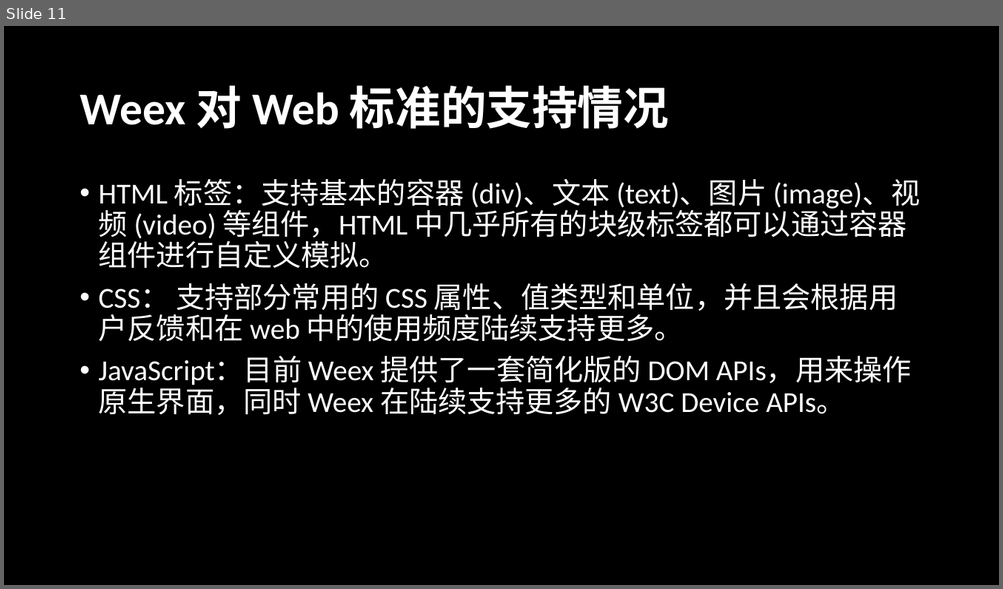
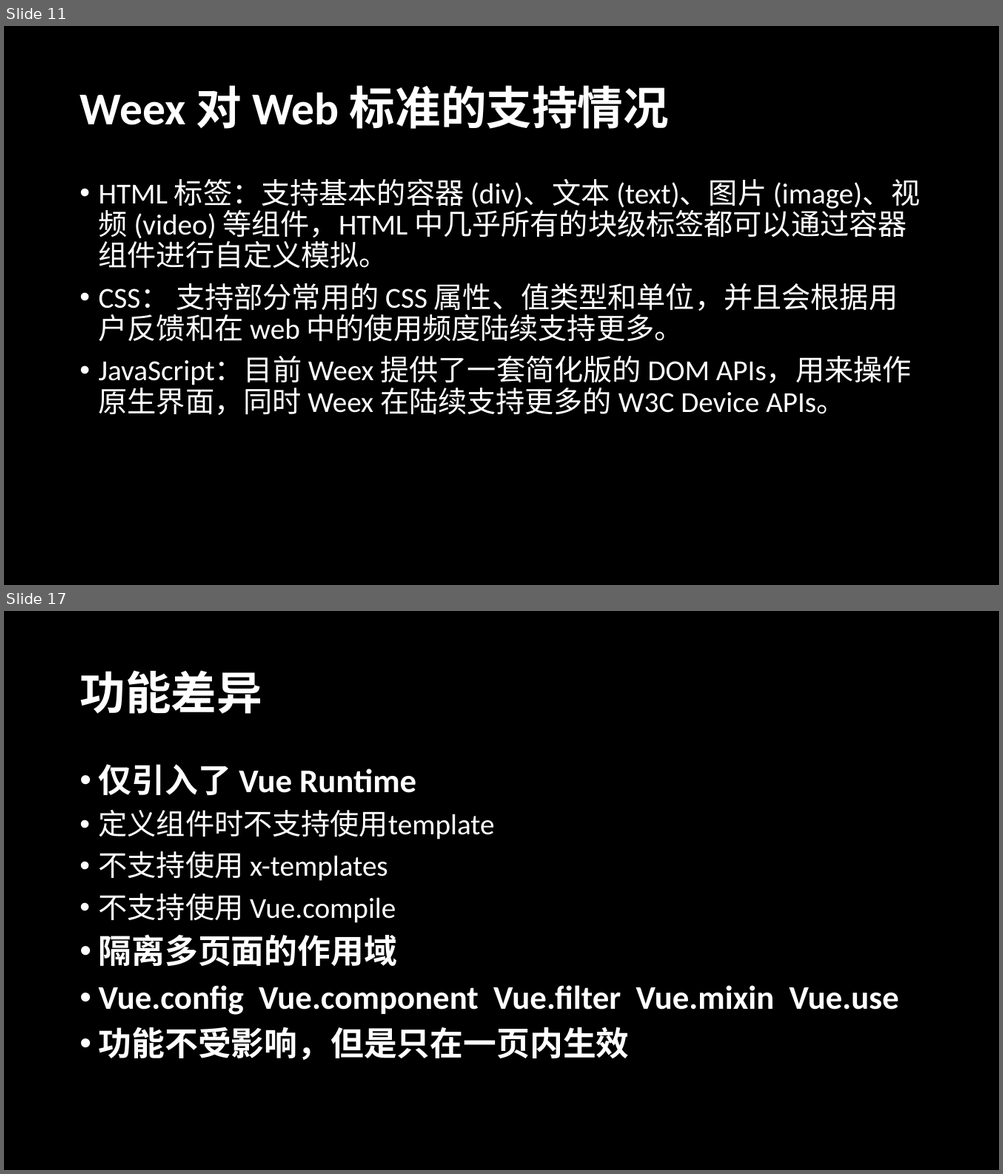
Before and after one commit to radiofly19841018/demo-weex, a slide deck: ppt/演示文稿1.pptx. Shown one above the other, each under a label of ours: slide 11 before the commit, slides 11 and 17 after it; the slides between them are not shown. The pictures are 1003x589 and 1003x1174 pixels, drawn with LibreOffice and Linux fonts; fonts in the diff are those of the drawing. Boxes give left, top, right and bottom in pixels: in the first picture for what was removed or moved away, otherwise in the second. Text is boxed around its words. In the diff, an @@ line names an element or a change of style, - is before the commit and + after.

Commit message:
ppt31

```diff
--- a/ppt/演示文稿1.pptx
+++ b/ppt/演示文稿1.pptx
@@ slide 17 added at <box>4,611,999,1170</box>, background #000000 @@
@@ title added at <box>79,670,262,714</box>, 44 pt, text #FFFFFF, bold @@
+功能差异
@@ text added at <box>99,764,899,1060</box>, 32 pt, text #FFFFFF, bold @@
+• 仅引入了 Vue Runtime
+• 定义组件时不支持使用template
+• 不支持使用 x-templates
+• 不支持使用 Vue.compile
+• 隔离多页面的作用域
+• Vue.config Vue.component Vue.filter Vue.mixin Vue.use
+• 功能不受影响，但是只在一页内生效
```
Also in this commit, not shown: 3 slides changed, 4 other slides added.
